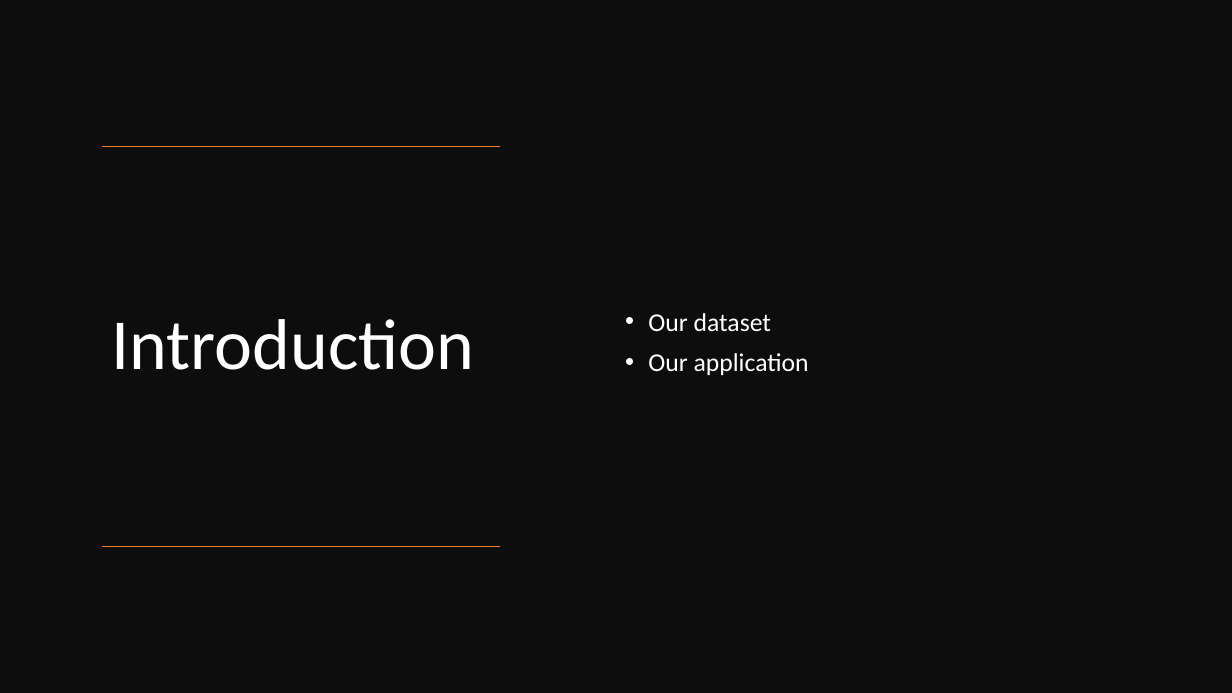
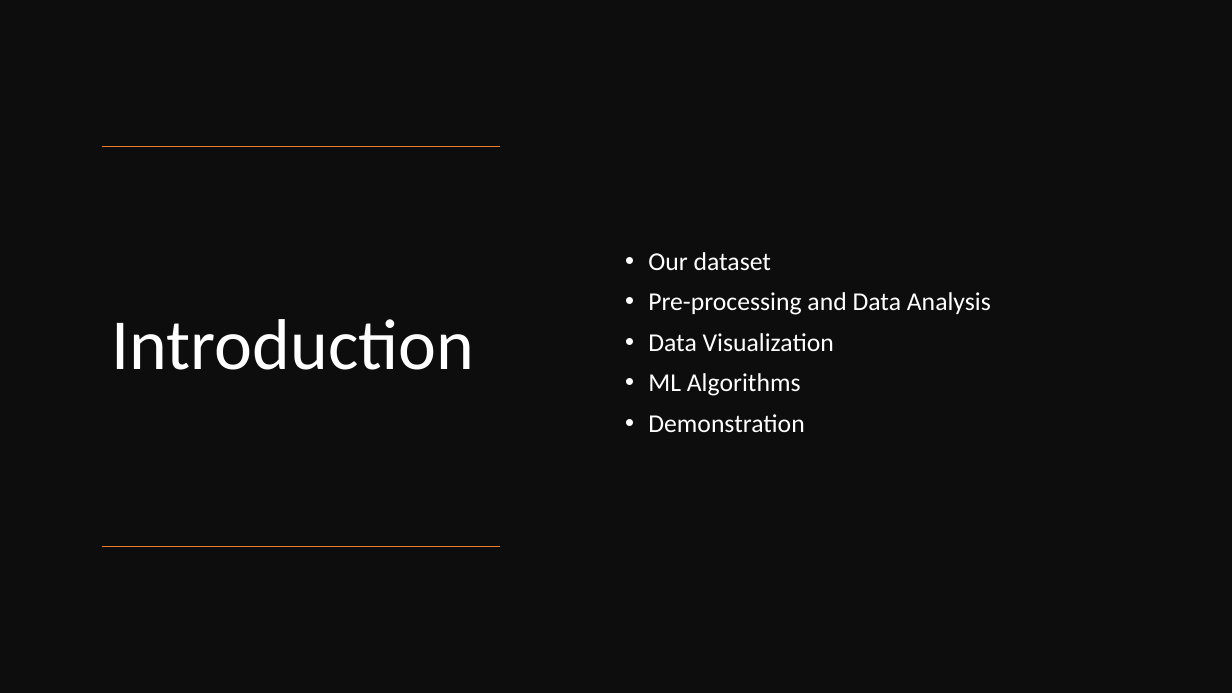
Before and after one commit to gregglegarda/Data-Analysis-and-Visualization-Tool, a slide deck: slide 2 of Final-Group-Presentation/Sample Final Group Presentation(Sve it as PDF).pptx. Drawn at 1232x693 pixels with LibreOffice and Linux fonts; fonts in the diff are those of the drawing. Boxes give left, top, right and bottom in pixels: in the first picture for what was removed or moved away, otherwise in the second. Text is boxed around its words. In the diff, an @@ line names an element or a change of style, - is before the commit and + after.

```diff
--- a/Final-Group-Presentation/Sample Final Group Presentation(Sve it as PDF).pptx
+++ b/Final-Group-Presentation/Sample Final Group Presentation(Sve it as PDF).pptx
@@ text at box(648, 292, 991, 432): text changed @@
-• Our application
+• Pre-processing and Data Analysis
+• Data Visualization
+• ML Algorithms
+• Demonstration
```
Also in this commit, not shown: 1 other slide changed, 1 other file.
